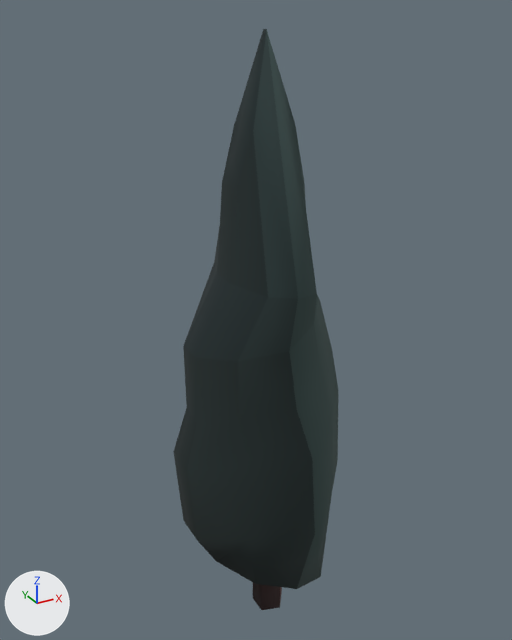
One commit to the OBJ model LyonPlexLib/SampleProject/Ressources/Environnement3D/Trees/Cypress1.obj: the scene before it, then after it.
Both versions are drawn from a camera (50 mm lens) standing at (-7.39, -13.1, 9.0) and looking at (0.02, 0.38, 2.26). The lights are fixed; the arrows at lower left show +X, +Y and +Z. The picture after the commit comes second. Where no turn or scale is listed for an object, it has been applied to the vertices.

The scene before the commit, as lines of its bpy script (objects in view):
```python
me_cypress1 = bpy.data.meshes.new('Cypress1')
me_cypress1.from_pydata(...)  # 82 vertices, 83 faces; spans x -2.22..2.12, y -1.98..1.79, z -6.17..8.63
me_cypress1.polygons.foreach_set('use_smooth', [True] * 83)
me_cypress1.materials.append(mat_c1sg)  # picture img_cypress1_png
ob_cypress1 = bpy.data.objects.new('Cypress1', me_cypress1)
ob_cypress1.location = (0.0, 0.0, 0.0)
```
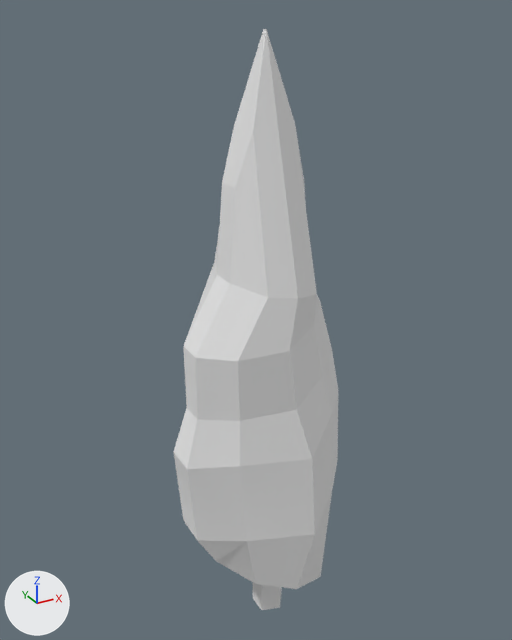
Where the change shows, as pixel boxes [x1, y1, x2, y2] in the pictures (512 x 640 px):
'Cypress1', recoloured, shading changed (black to white)
    both: [173, 29, 339, 610]

The change, as a list of edits to the scene's bpy script:
```text
Add mat_cypress1:
    mat_cypress1 = principled_material('Cypress1')
    mat_cypress1.base_color = (0.8, 0.8, 0.8)  # white #e7e7e7
    mat_cypress1.roughness = 1.0
Change me_cypress1:
    where me_cypress1.from_pydata(...)  # 82 vertices, 83 faces; spans x -2.22..2.12, y -1.98..1.79, z -6.17..8.63
    used by ob_cypress1; location = (0.0, 0.0, 0.0)
    remove me_cypress1.materials.append(mat_c1sg)  # picture img_cypress1_png
    me_cypress1 part 1: edges marked sharp go from 0 to 146
    add me_cypress1.materials.append(mat_cypress1)  # white #e7e7e7
```
